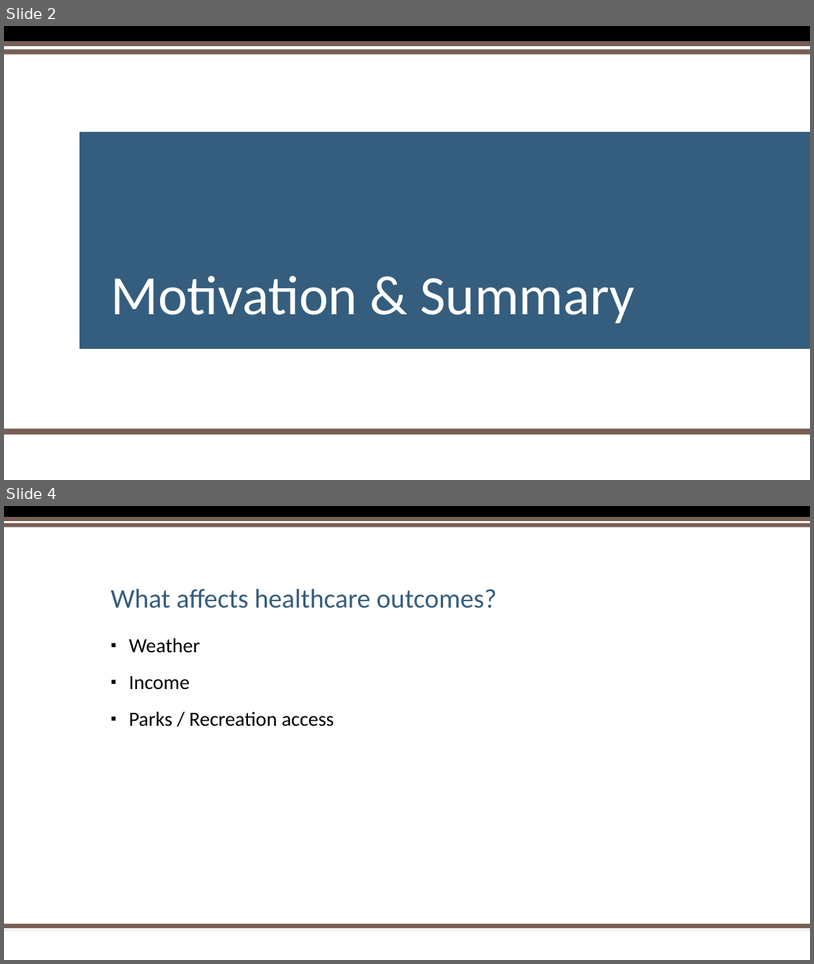
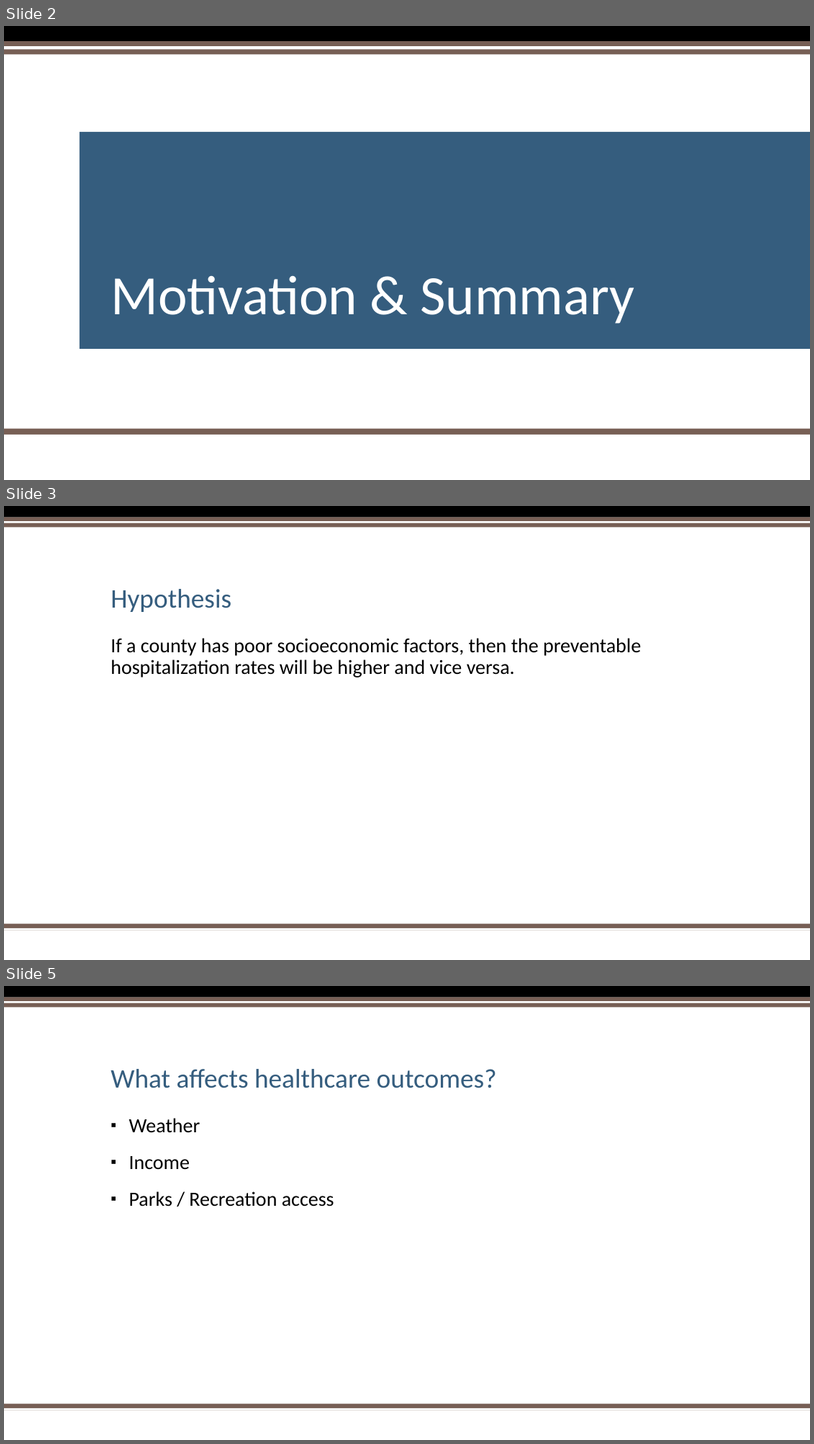
Before and after one commit to hbielser/FourLoopers.CityProject1, a slide deck: Project Files/Presentation/Project One PowerPoint Presentation 2.pptx. Shown one above the other, each under a label of ours: slides 2 and 4 before the commit, slides 2, 3 and 5 after it; the slides between them are not shown. The pictures are 814x964 and 814x1444 pixels, drawn with LibreOffice and Linux fonts; fonts in the diff are those of the drawing; background and template pictures are left out. Boxes give left, top, right and bottom in pixels: in the first picture for what was removed or moved away, otherwise in the second. Text is boxed around its words. In the diff, an @@ line names an element or a change of style, - is before the commit and + after.

```diff
--- a/Project Files/Presentation/Project One PowerPoint Presentation 2.pptx
+++ b/Project Files/Presentation/Project One PowerPoint Presentation 2.pptx
@@ slide 3 added at (x1=4, y1=506, x2=810, y2=960), background #FFFFFF; not listed: 5 template elements that a slide beside it also shows @@
@@ title added at (x1=111, y1=589, x2=232, y2=612), 32 pt, text #355D7E @@
+Hypothesis
@@ text added at (x1=111, y1=638, x2=641, y2=677), 24 pt, text #000000 @@
+If a county has poor socioeconomic factors, then the preventable hospitalization rates will be higher and vice versa.
@@ what was slide 4 is now slide 5 @@
```
Also in this commit, not shown: 1 slide changed, 1 other slide added, 1 other file.
